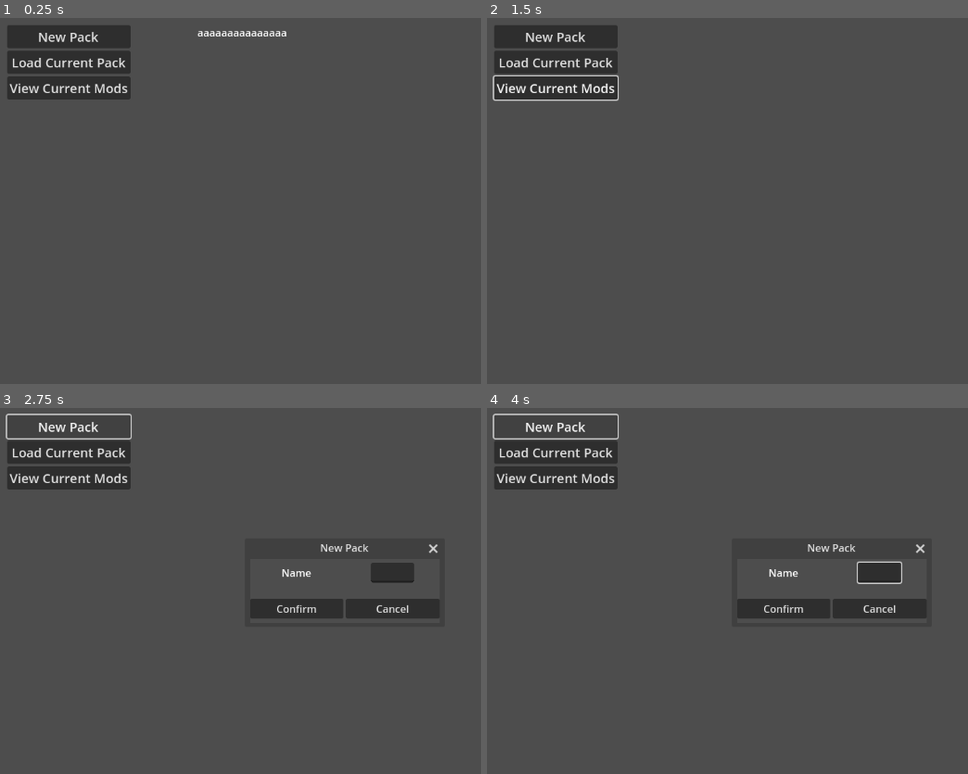
Above: before the commit, frames 1-4 (two rows, left to right).
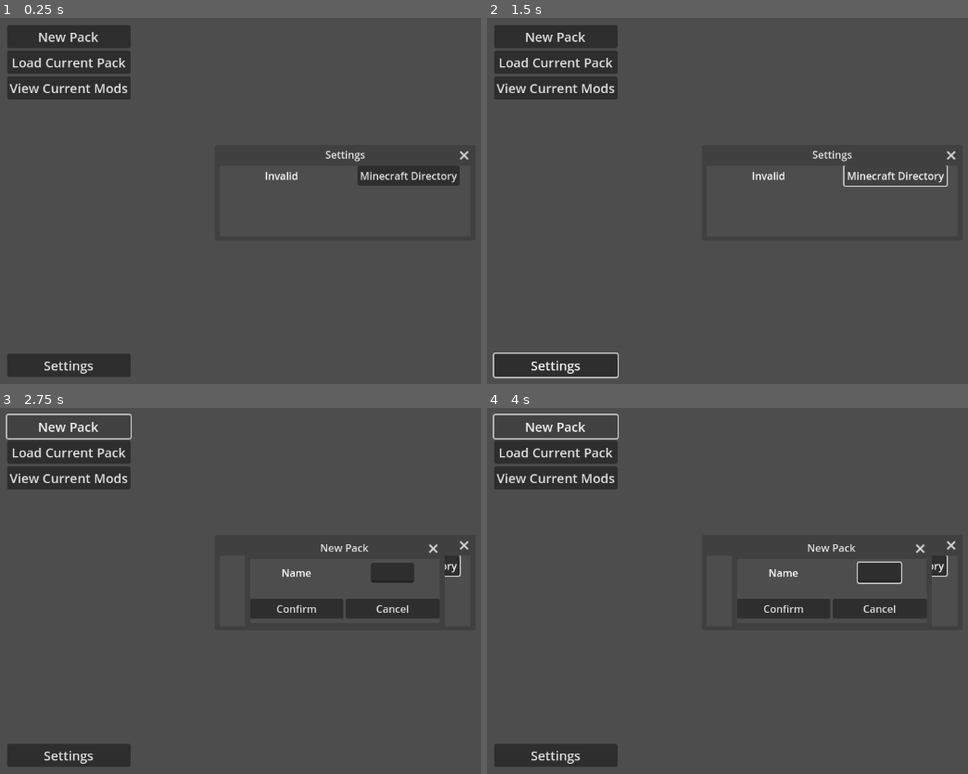
Above: after the commit, the same moments.

Repository: Shuflduf/minecraft-profile-handler
Game: Godot game, scene res://main.tscn
The game is run twice, just before and just after one commit, with the same random seed, the same clock (stepped at 60 frames per second) and the same inputs.
Inputs (mouse positions are in pixels of both pictures, inside the frame that each line leads up to):
- Up to frame 1 (0.25 s): no input
- Up to frame 2 (1.5 s): click "View Current Mods" (after the commit: "Settings") at 0.5 s; click (895, 175) at 1.25 s, where only the run after the commit has a clickable "Minecraft Directory"
- Up to frame 3 (2.75 s): click "New Pack" at 2 s
- Up to frame 4 (4 s): click (881, 572) at 2.77 s; type "Alex" at 2.85 s; click "New Pack" at 3.5 s

The runs differ from the first frame. In frame 1, 3.0% of the frame differs, in the area x 1-98%, y 3-98%; in frame 2, 2.7%; in frame 3, 1.7%; in frame 4, 1.7%.
Error before the commit: Invalid assignment of property or key 'selected' with value of type 'bool' on a base object of type 'null instance'. (res://main.gd:20)

Commit message:
setting minecraft path

Diff:
--- a/main.gd
+++ b/main.gd
@@ -16,8 +16,9 @@
 		%Profiles.add_child(new_button)
 		connect_profile(new_button)
 
-	current_profile = %Profiles.get_child(0)
-	%Profiles.get_child(0).selected = true
+	if %Profiles.get_child_count():
+		current_profile = %Profiles.get_child(0)
+		%Profiles.get_child(0).selected = true
 	_on_view_current_pressed()
 
 
--- a/main.tscn
+++ b/main.tscn
@@ -1,8 +1,9 @@
-[gd_scene load_steps=4 format=3 uid="uid://ogdojg6qm65c"]
+[gd_scene load_steps=5 format=3 uid="uid://ogdojg6qm65c"]
 
 [ext_resource type="Script" path="res://main.gd" id="1_qbov0"]
 [ext_resource type="Script" path="res://new_pack_dialog.gd" id="2_3vvqh"]
 [ext_resource type="PackedScene" uid="uid://c0drd5npyrnoi" path="res://profile_button.tscn" id="2_t7p04"]
+[ext_resource type="Script" path="res://settings.gd" id="4_8gqfh"]
 
 [node name="Control" type="Control"]
 layout_mode = 3
@@ -48,6 +49,12 @@
 theme_override_font_sizes/font_size = 20
 text = "View Current Mods"
 
+[node name="Settings" type="Button" parent="MarginContainer/HBoxContainer/VBoxContainer3"]
+layout_mode = 2
+size_flags_vertical = 10
+theme_override_font_sizes/font_size = 20
+text = "Settings"
+
 [node name="ScrollContainer" type="ScrollContainer" parent="MarginContainer/HBoxContainer"]
 clip_contents = false
 layout_mode = 2
@@ -89,6 +96,7 @@
 initial_position = 1
 size = Vector2i(295, 100)
 visible = false
+unresizable = true
 script = ExtResource("2_3vvqh")
 
 [node name="VBoxContainer" type="VBoxContainer" parent="NewPackDialog"]
@@ -129,9 +137,50 @@
 size_flags_horizontal = 3
 text = "Cancel"
 
+[node name="Settings" type="Window" parent="."]
+title = "Settings"
+initial_position = 1
+size = Vector2i(390, 110)
+unresizable = true
+script = ExtResource("4_8gqfh")
+
+[node name="VBoxContainer" type="VBoxContainer" parent="Settings"]
+anchors_preset = 15
+anchor_right = 1.0
+anchor_bottom = 1.0
+grow_horizontal = 2
+grow_vertical = 2
+theme_override_constants/separation = 10
+
+[node name="MinecraftDir" type="HBoxContainer" parent="Settings/VBoxContainer"]
+layout_mode = 2
+alignment = 1
+
+[node name="Label" type="Label" parent="Settings/VBoxContainer/MinecraftDir"]
+layout_mode = 2
+size_flags_horizontal = 6
+text = "Invalid"
+
+[node name="FindDir" type="Button" parent="Settings/VBoxContainer/MinecraftDir"]
+layout_mode = 2
+size_flags_horizontal = 6
+text = "Minecraft Directory"
+
+[node name="FileDialog" type="FileDialog" parent="Settings/VBoxContainer/MinecraftDir"]
+title = "Open a Directory"
+ok_button_text = "Select Current Folder"
+file_mode = 2
+access = 2
+show_hidden_files = true
+use_native_dialog = true
+
 [connection signal="pressed" from="MarginContainer/HBoxContainer/VBoxContainer3/NewPack" to="NewPackDialog" method="_on_new_pack_pressed"]
 [connection signal="pressed" from="MarginContainer/HBoxContainer/VBoxContainer3/LoadPack" to="." method="_on_load_pack_pressed"]
 [connection signal="pressed" from="MarginContainer/HBoxContainer/VBoxContainer3/ViewCurrent" to="." method="_on_view_current_pressed"]
+[connection signal="pressed" from="MarginContainer/HBoxContainer/VBoxContainer3/Settings" to="." method="_on_view_current_pressed"]
 [connection signal="close_requested" from="NewPackDialog" to="NewPackDialog" method="_on_close_requested"]
 [connection signal="pressed" from="NewPackDialog/VBoxContainer/Buttons/Confirm" to="NewPackDialog" method="_on_confirm_pressed"]
 [connection signal="pressed" from="NewPackDialog/VBoxContainer/Buttons/Cancel" to="NewPackDialog" method="_on_cancel_pressed"]
+[connection signal="close_requested" from="Settings" to="Settings" method="_on_close_requested"]
+[connection signal="pressed" from="Settings/VBoxContainer/MinecraftDir/FindDir" to="Settings" method="_on_find_dir_pressed"]
+[connection signal="dir_selected" from="Settings/VBoxContainer/MinecraftDir/FileDialog" to="Settings" method="_on_file_dialog_dir_selected"]
--- a/profile_button.tscn
+++ b/profile_button.tscn
@@ -38,6 +38,7 @@
 initial_position = 1
 size = Vector2i(425, 30)
 visible = false
+unresizable = true
 
 [node name="NewName" type="LineEdit" parent="ChangeName"]
 anchors_preset = 15
--- a/project.godot
+++ b/project.godot
@@ -12,6 +12,8 @@
 
 config/name="Minecraft Profile Handler"
 run/main_scene="res://main.tscn"
+config/use_custom_user_dir=true
+config/custom_user_dir_name="ShufProfileHandler"
 config/features=PackedStringArray("4.3", "Forward Plus")
 config/icon="res://icon.svg"
 
--- /dev/null
+++ b/settings.gd
@@ -0,0 +1,27 @@
+extends Window
+
+
+func _ready() -> void:
+	print(Global.minecraft_dir)
+	if FileAccess.file_exists("user://path.txt"):
+		Global.minecraft_dir = \
+				FileAccess.get_file_as_string("user://path.txt").strip_edges()
+		var valid = DirAccess.dir_exists_absolute(Global.minecraft_dir + "/mods")
+		$VBoxContainer/MinecraftDir/Label.text = "Valid" if valid else "Invalid"
+		print(Global.minecraft_dir)
+
+func _on_find_dir_pressed() -> void:
+	$VBoxContainer/MinecraftDir/FileDialog.show()
+
+
+func _on_file_dialog_dir_selected(dir: String) -> void:
+	dir = dir.replace('\\', "/")
+	print(dir)
+	Global.minecraft_dir = dir
+	var valid = DirAccess.dir_exists_absolute(dir + "/mods")
+	$VBoxContainer/MinecraftDir/Label.text = "Valid" if valid else "Invalid"
+	FileAccess.open("user://path.txt", FileAccess.WRITE).store_line(dir)
+
+
+func _on_close_requested() -> void:
+	hide()
